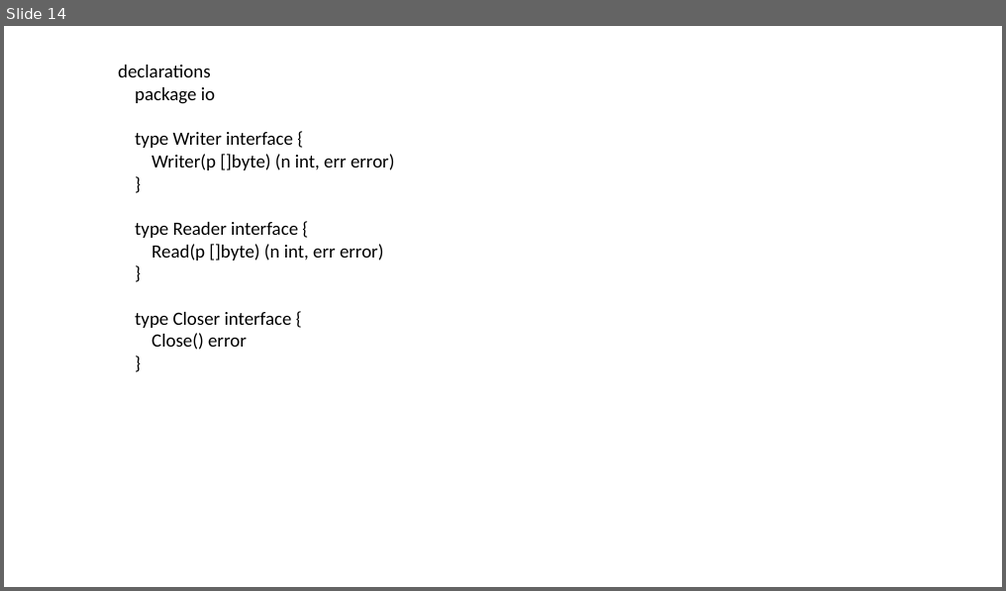
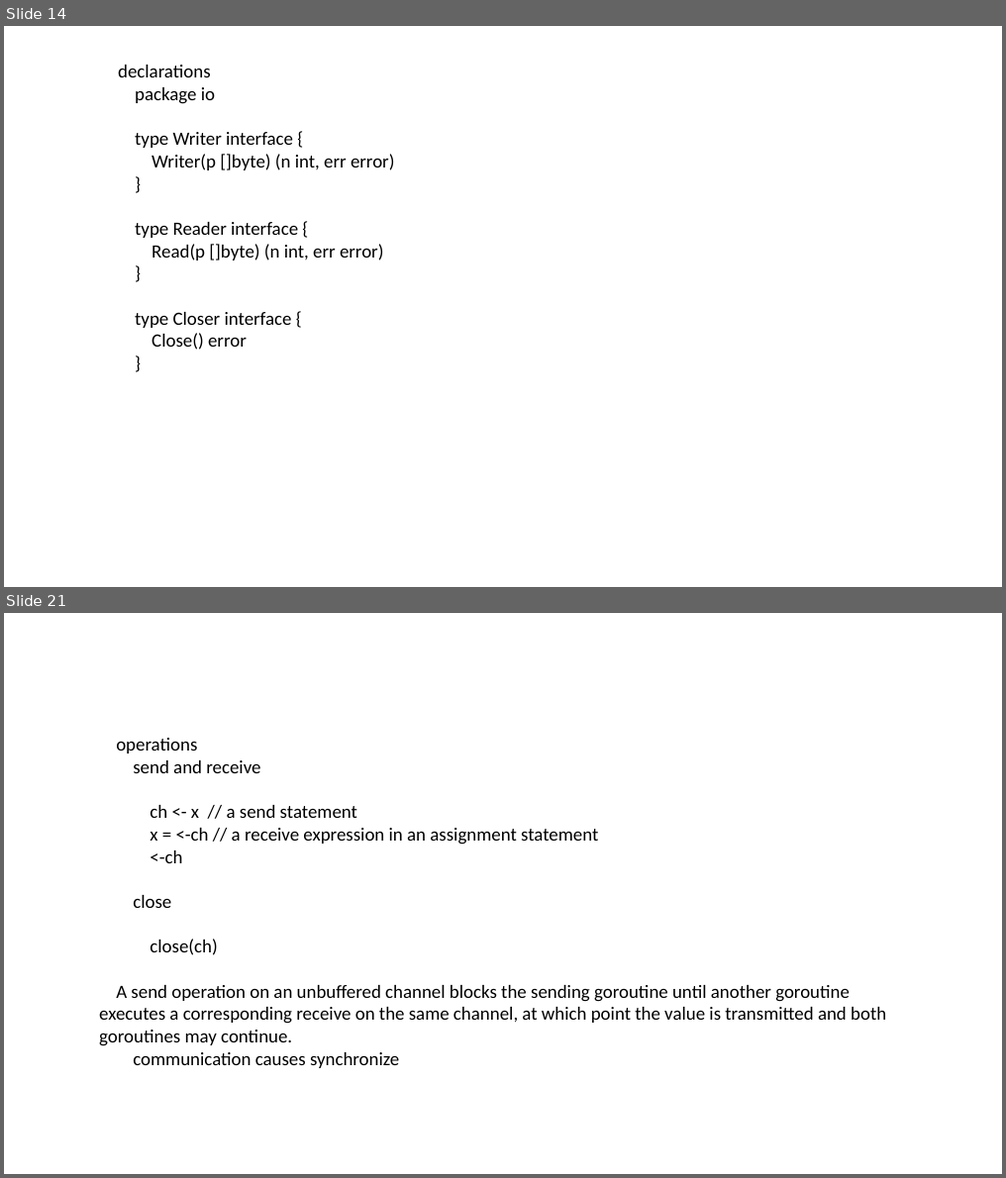
Before and after one commit to bowenchen6/golang-session, a slide deck: Go Language Sharing.pptx. Shown one above the other, each under a label of ours: slide 14 before the commit, slides 14 and 21 after it; the slides between them are not shown. The pictures are 1006x591 and 1006x1178 pixels, drawn with LibreOffice and Linux fonts; fonts in the diff are those of the drawing. Boxes give left, top, right and bottom in pixels: in the first picture for what was removed or moved away, otherwise in the second. Text is boxed around its words. In the diff, an @@ line names an element or a change of style, - is before the commit and + after.

```diff
--- a/Go Language Sharing.pptx
+++ b/Go Language Sharing.pptx
@@ slide 21 added at (x1=4, y1=613, x2=1002, y2=1174), background #FFFFFF @@
@@ text added at (x1=99, y1=738, x2=886, y2=1068), 18 pt, text #000000 @@
+operations
+send and receive
+ch <- x // a send statement
+x = <-ch // a receive expression in an assignment statement
+<-ch
+close
+close(ch)
+A send operation on an unbuffered channel blocks the sending goroutine until another goroutine executes a corresponding receive on the same channel, at which point the value is transmitted and both goroutines may continue.
+communication causes synchronize
```
Also in this commit, not shown: 7 other slides added, 1 slide removed.
